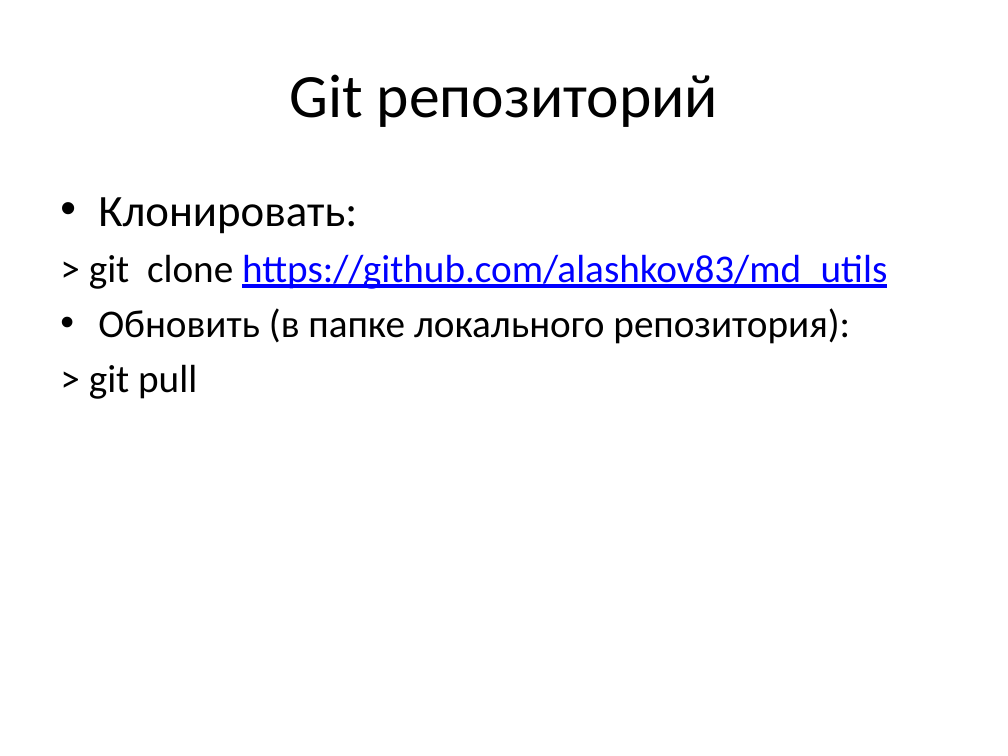
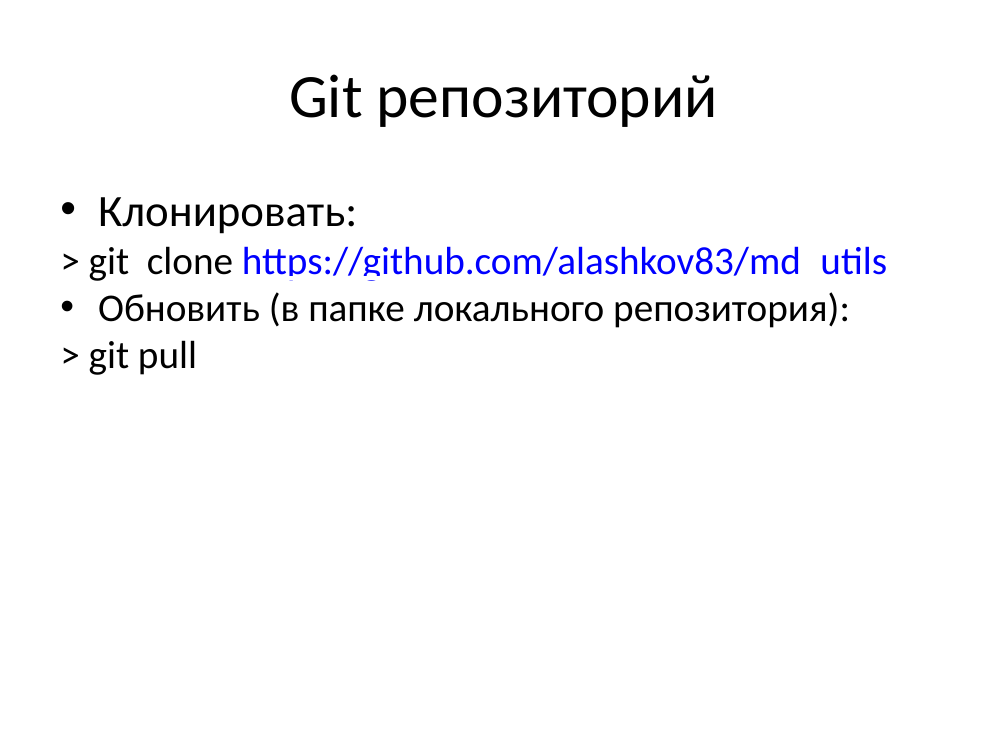
Before and after one commit to alashkov83/md_utils, a slide deck: slide 2 of readme.pptx. Drawn at 1008x756 pixels with LibreOffice and Linux fonts; fonts in the diff are those of the drawing; background and template pictures are left out. Boxes give left, top, right and bottom in pixels: in the first picture for what was removed or moved away, otherwise in the second. Text is boxed around its words. In the diff, an @@ line names an element or a change of style, - is before the commit and + after.

```diff
--- a/readme.pptx
+++ b/readme.pptx
@@ text "Клонировать:" at (89, 197, 887, 375): indent changed; less space between paragraphs @@
```
Also in this commit, not shown: 4 other slides changed, 8 other files.
